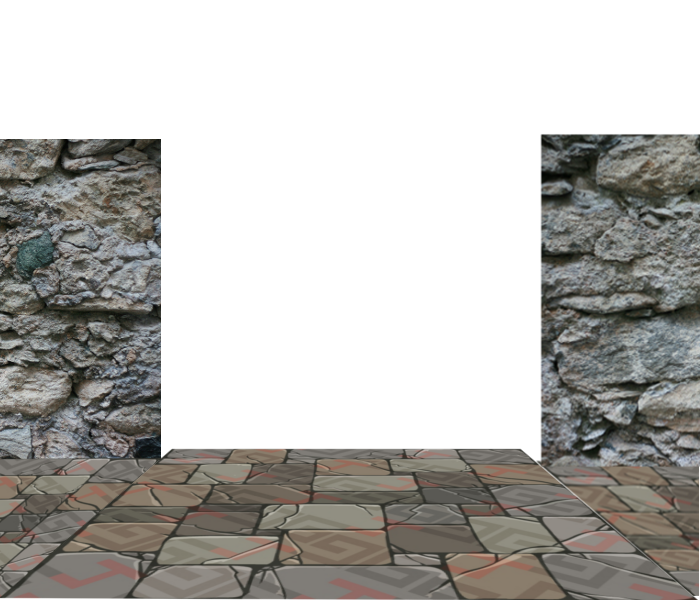
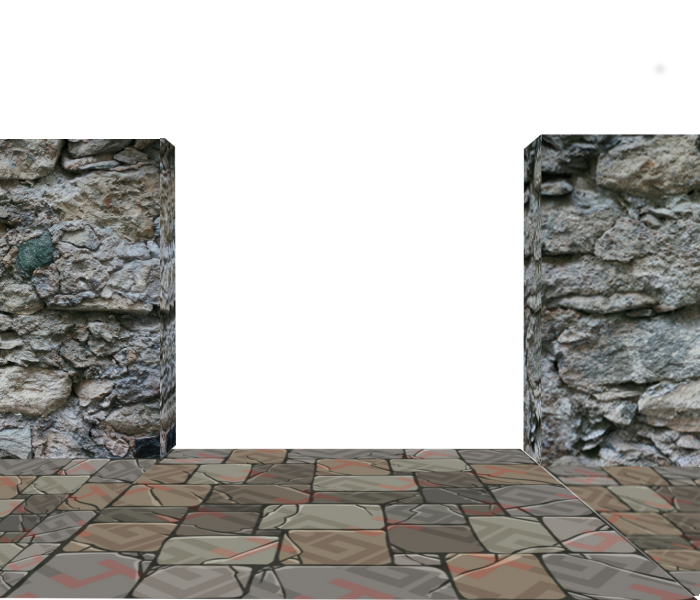
Layered file, before and after one edit (w=700, h=600). Changes by layer:
showed "Template", painted on it over 160, 62, 700, 594
added layer "Indsat lag" above "rightFloor" over 160, 138, 176, 459
painted on "rightFloor" over 699, 467, 700, 594
